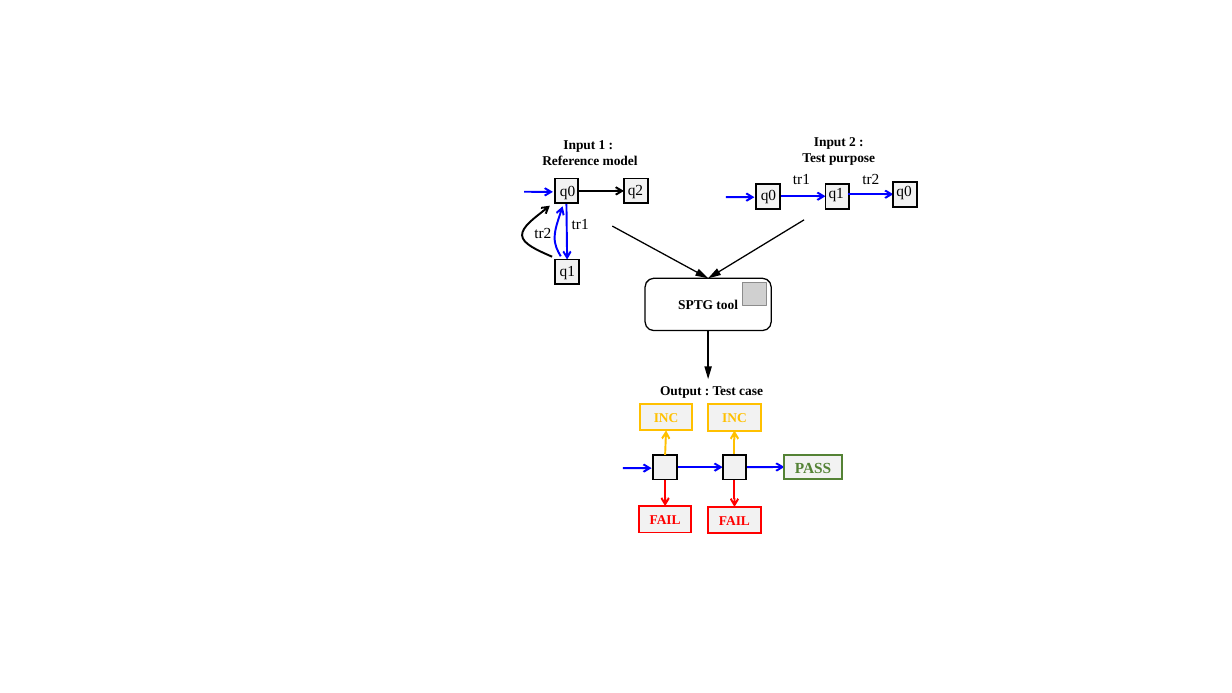
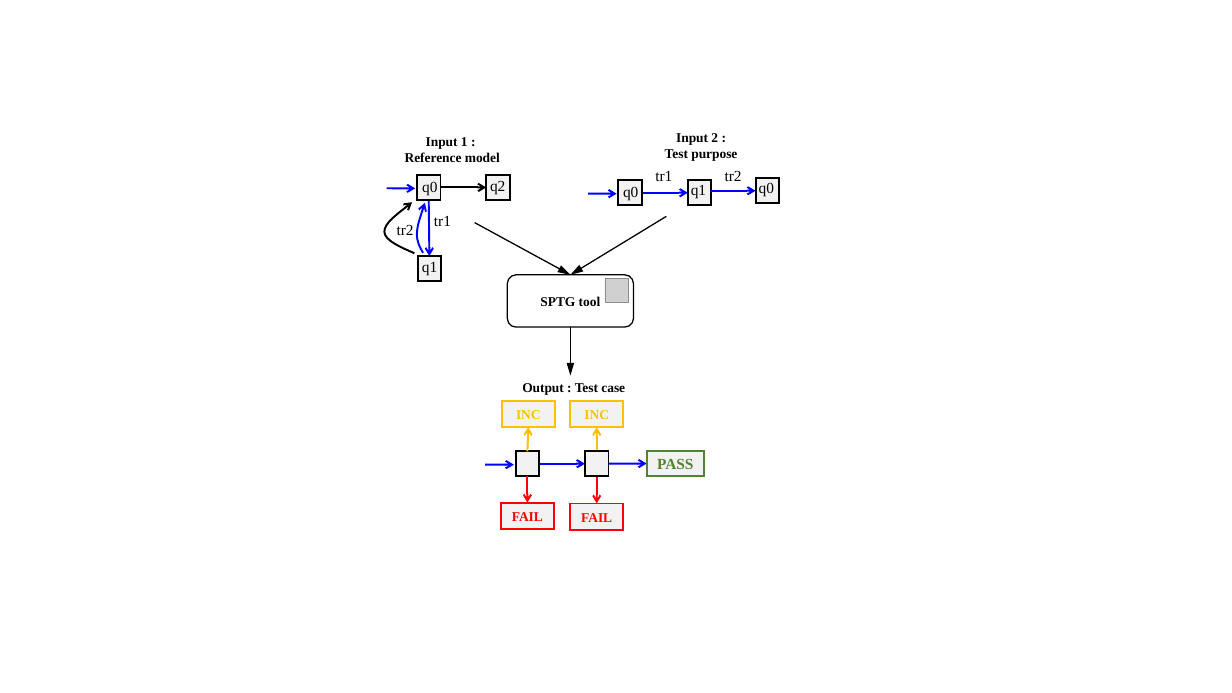
Before and after one commit to bbannour/SPTG, a slide deck: slide 1 of README_files/images/figures.pptx (slide 2 before the commit). Drawn at 1232x693 pixels with LibreOffice and Linux fonts; fonts in the diff are those of the drawing; grey boxes stand for pictures. Boxes give left, top, right and bottom in pixels: in the first picture for what was removed or moved away, otherwise in the second. Text is boxed around its words. In the diff, an @@ line names an element or a change of style, - is before the commit and + after.

```diff
--- a/README_files/images/figures.pptx
+++ b/README_files/images/figures.pptx
@@ 13 arrows, 10 rectangles, 9 texts, 2 freeform shapes, 1 picture, 1 rounded rectangle: place and size @@
-13 arrows, 10 rectangles, 9 texts, 2 freeform shapes, 1 picture, 1 rounded rectangle at [522, 174, 918, 534]
+13 arrows, 10 rectangles, 9 texts, 2 freeform shapes, 1 picture, 1 rounded rectangle at [384, 171, 780, 531]
@@ 4 texts, 3 arrows, 3 rectangles: place and size @@
-4 texts, 3 arrows, 3 rectangles at [542, 137, 911, 506]
+4 texts, 3 arrows, 3 rectangles at [405, 133, 774, 503]
```
Also in this commit, not shown: 1 other slide changed, 4 slides removed, 2 other files.
